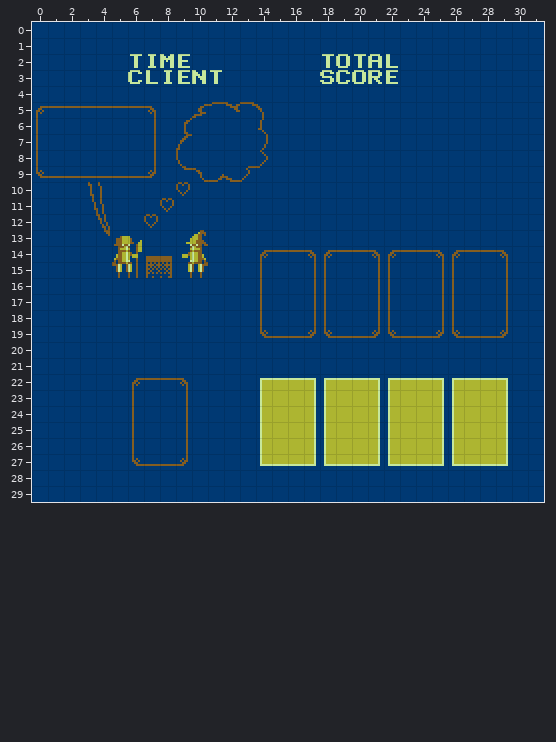
Level history. Tiled map: assets/maps/gamescene.tmx. The picture above is the old version.
Cells are 8x8 px. Shown: x 0..31, y 0..29.
After:
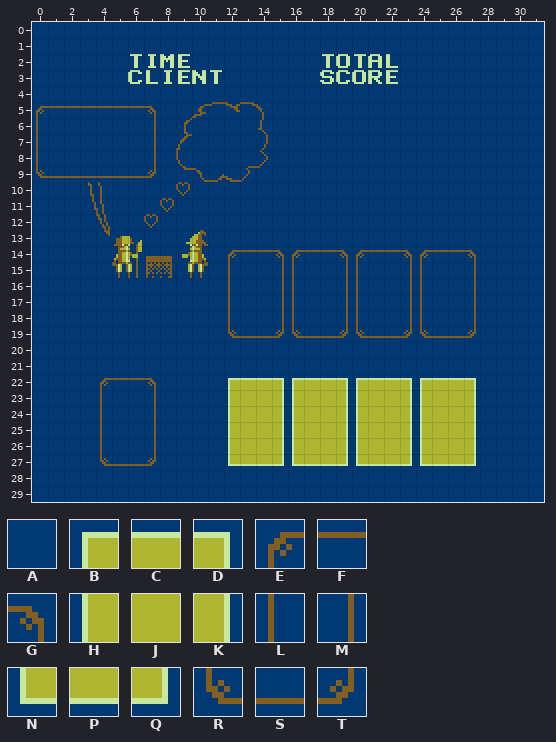
Key: from "chr001": A 0, B 208, C 209, D 210, E 213, F 214, G 215, H 224, J 225, K 226, L 229, M 231, N 240, P 241, Q 242, R 245, S 246, T 247.
_ is an empty cell.
The exact change:
Layer "game":
y 14: x 12..29 AAEFFGEFFGEFFGEFFG -> EFFGEFFGEFFGEFFGAA
y 15..18: x 12 A -> L; x 14..27 LAAMLAAMLAAMLA -> AMLAAMLAAMLAAM; x 29 M -> A
y 19: x 12..29 AARSSTRSSTRSSTRSST -> RSSTRSSTRSSTRSSTAA
y 22: x 4..9 AAEFFG -> EFFGAA; x 12..29 AABCCDBCCDBCCDBCCD -> BCCDBCCDBCCDBCCDAA
y 23..26: x 4 A -> L; x 6..7 LA -> AM; x 9 M -> A; x 12..29 AAHJJKHJJKHJJKHJJK -> HJJKHJJKHJJKHJJKAA
y 27: x 4..9 AARSST -> RSSTAA; x 12..29 AANPPQNPPQNPPQNPPQ -> NPPQNPPQNPPQNPPQAA
Boxes around the changes in both pictures, in picture pixels (x1, y1, x2, y2):
changed: (228, 250, 508, 338)
changed: (100, 378, 188, 466)
changed: (228, 378, 508, 466)
